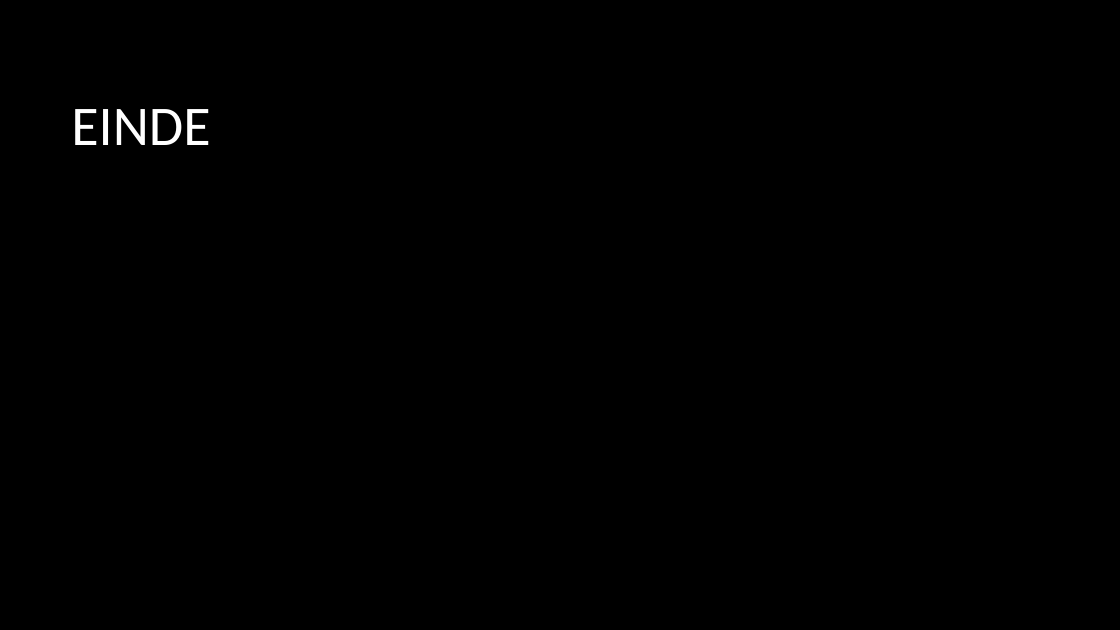
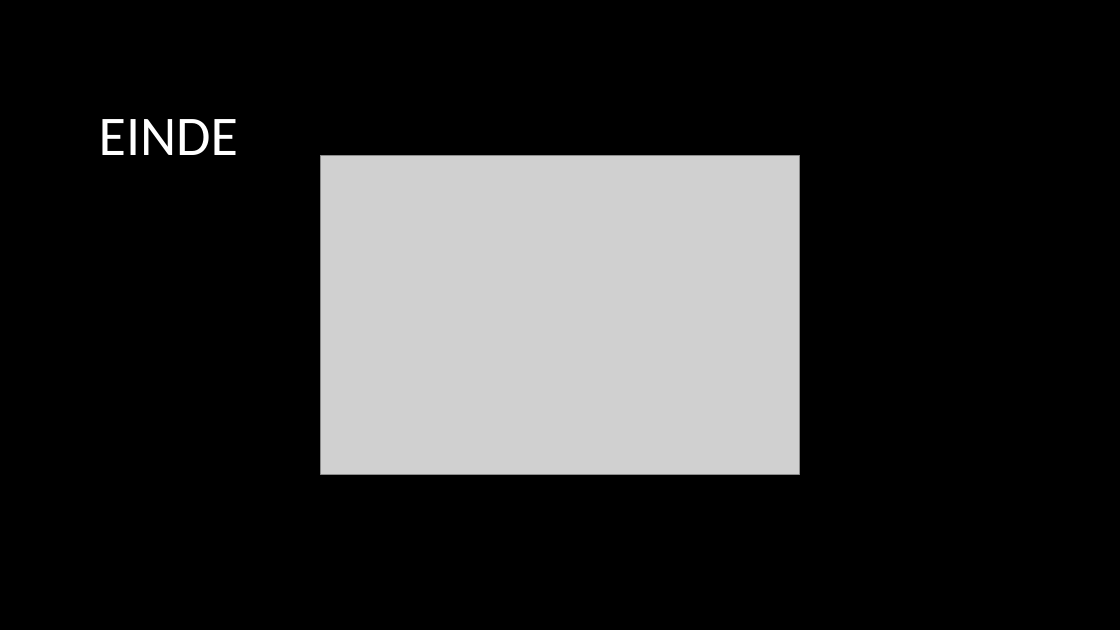
Before and after one commit to BasDM/PresentatiePM, a slide deck: slide 7 of Presentatie_powerpoint.pptx. Drawn at 1120x630 pixels with LibreOffice and Linux fonts; fonts in the diff are those of the drawing; grey boxes stand for pictures; background and template pictures are left out. Boxes give left, top, right and bottom in pixels: in the first picture for what was removed or moved away, otherwise in the second. Text is boxed around its words. In the diff, an @@ line names an element or a change of style, - is before the commit and + after.

```diff
--- a/Presentatie_powerpoint.pptx
+++ b/Presentatie_powerpoint.pptx
@@ title "EINDE": place and size @@
-title "EINDE" at (71, 109, 210, 145)
+title "EINDE" at (99, 119, 238, 155)
@@ picture added at (321, 155, 800, 476) @@
```
Also in this commit, not shown: 2 other slides changed, 1 other file.
